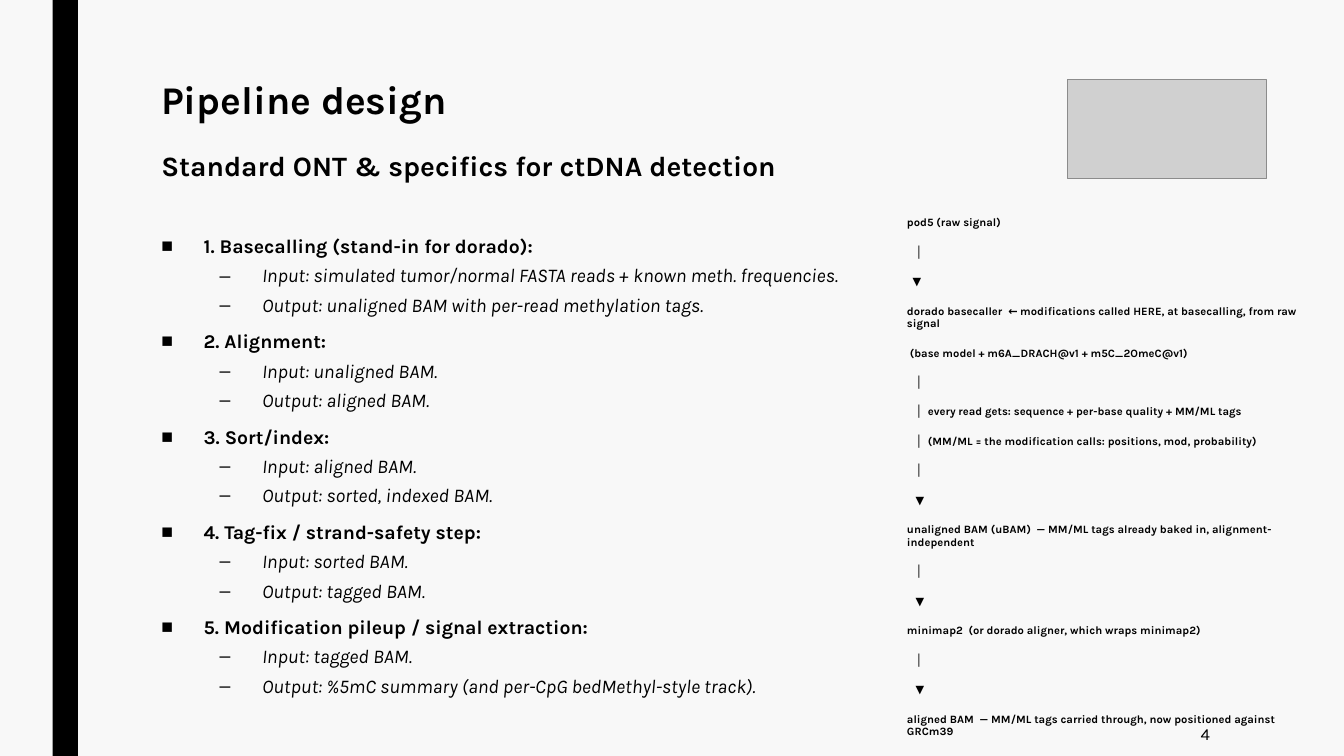
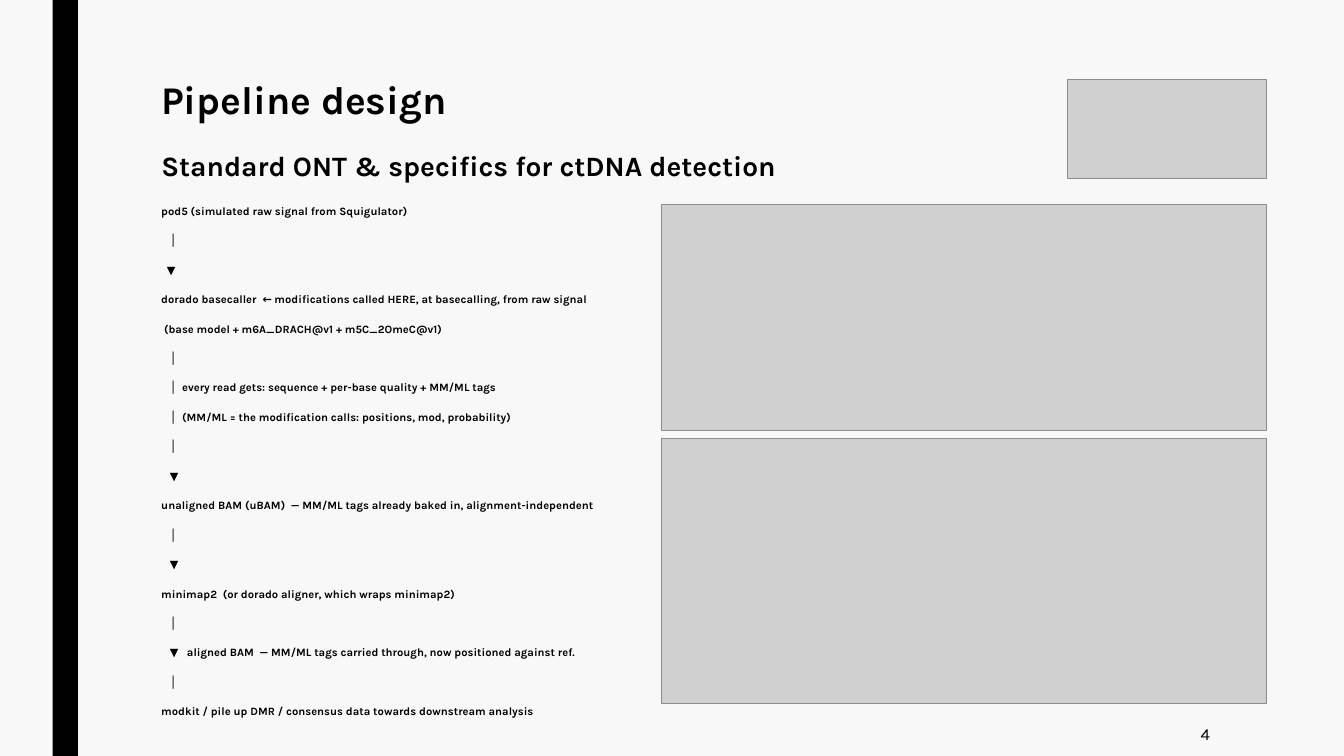
Before and after one commit to jurtasun/presentations, a slide deck: slide 10 of 202609_vhio_symposium/202609_vhio_technical.ppt. Drawn at 1344x756 pixels with LibreOffice and Linux fonts; fonts in the diff are those of the drawing; grey boxes stand for pictures. Boxes give left, top, right and bottom in pixels: in the first picture for what was removed or moved away, otherwise in the second. Text is boxed around its words. In the diff, an @@ line names an element or a change of style, - is before the commit and + after.

```diff
--- a/202609_vhio_symposium/202609_vhio_technical.ppt
+++ b/202609_vhio_symposium/202609_vhio_technical.ppt
@@ text "pod5 (simulated raw signal from ...": place and size @@
-text "pod5 (simulated raw signal from ..." at <box>907,217,1296,735</box>
+text "pod5 (simulated raw signal from ..." at <box>161,206,593,718</box>
@@ text at <box>161,206,407,218</box>: text changed @@
-pod5 (raw signal)
+pod5 (simulated raw signal from Squigulator)
@@ picture added at <box>661,205,1266,431</box> @@
@@ text removed at <box>204,238,838,698</box> @@
-■ 1. Basecalling (stand-in for dorado):
-  – Input: simulated tumor/normal FASTA reads + known meth. frequencies.
-  – Output: unaligned BAM with per-read methylation tags.
-■ 2. Alignment:
-  – Input: unaligned BAM.
-  – Output: aligned BAM.
-■ 3. Sort/index:
-  – Input: aligned BAM.
-  – Output: sorted, indexed BAM.
-■ 4. Tag-fix / strand-safety step:
-  – Input: sorted BAM.
-  – Output: tagged BAM.
-■ 5. Modification pileup / signal extraction:
-  – Input: tagged BAM.
-  – Output: %5mC summary (and per-CpG bedMethyl-style track).
@@ picture added at <box>661,439,1266,704</box> @@
@@ text at <box>161,647,575,718</box>: text changed @@
-▼
-aligned BAM — MM/ML tags carried through, now positioned against GRCm39
+▼ aligned BAM — MM/ML tags carried through, now positioned against ref.
+│
+modkit / pile up DMR / consensus data towards downstream analysis
```
Also in this commit, not shown: 11 other slides changed, 6 slides added, 2 slides removed, 11 other files.
